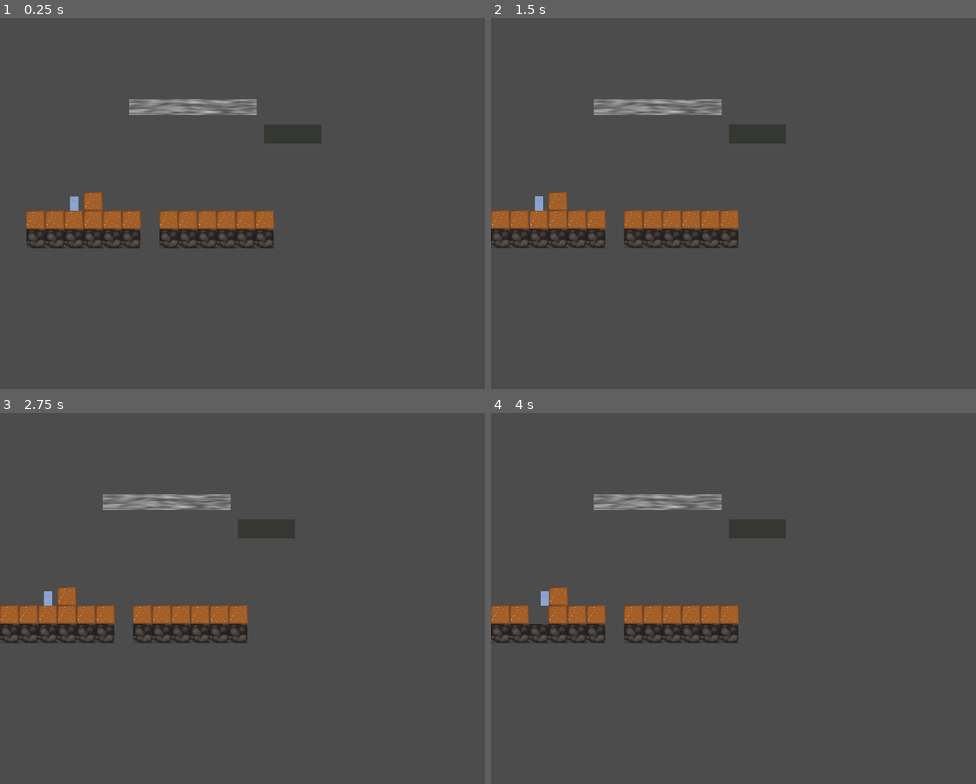
Above: before the commit, frames 1-4 (two rows, left to right).
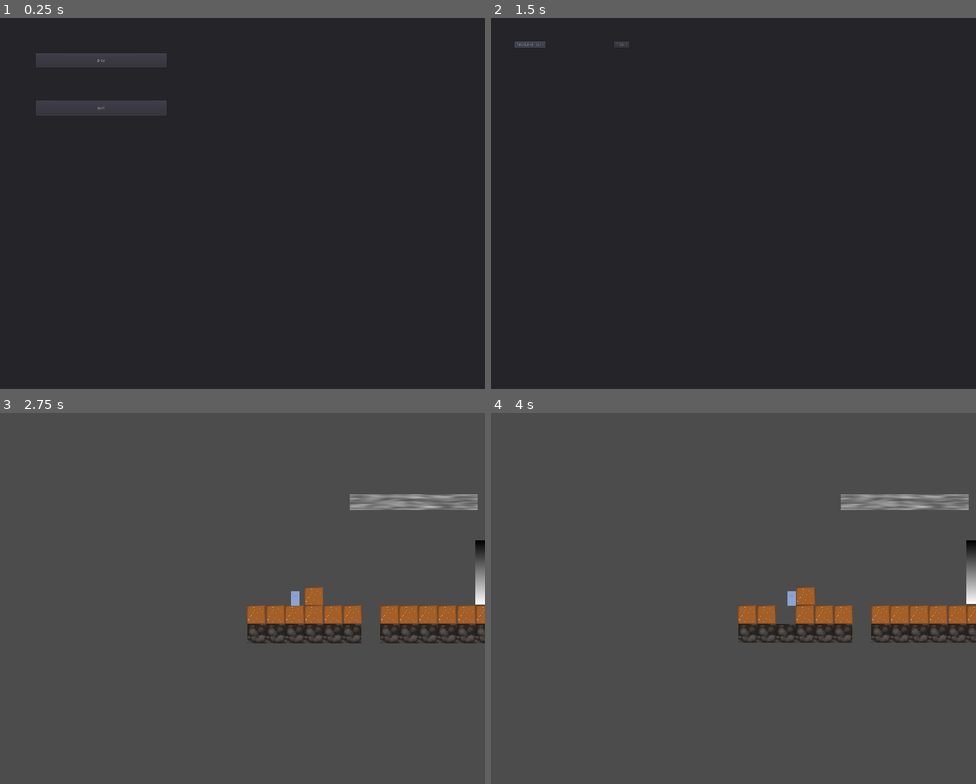
Above: after the commit, the same moments.

Repository: TraceMyers/Godot-Wild-15-Islands
Game: Godot game, scene res://src/main/menu.tscn
Same seed, same stepped clock (60 frames per second), same inputs: the game is played once before the commit and once after it. Before the commit the project starts from res://src/main/Game.tscn.
Inputs (mouse positions are in pixels of both pictures, inside the frame that each line leads up to):
- Up to frame 1 (0.25 s): no input
- Up to frame 2 (1.5 s): click (592, 58) at 0.5 s, where only the run after the commit has a clickable "play"; click (529, 43) at 1.25 s, where only the run after the commit has a clickable "TestLevel.tscn"
- Up to frame 3 (2.75 s): click (130, 438) at 2 s, where only the run after the commit has a clickable "1.tscn"
- Up to frame 4 (4 s): hold Right (ui_right) from 2.78 s (still down); tap S (ui_accept) at 3.02, 3.77 s

The runs differ from the first frame. In frame 1, 96% of the frame differs, in the area x 0-100%, y 0-100%; in frame 2, 98%; in frame 3, 11%; in frame 4, 10%.

Commit message:
Level Transition

Diff:
--- a/project.godot
+++ b/project.godot
@@ -16,18 +16,20 @@
 [application]
 
 config/name="GodotWildJam15"
-run/main_scene="res://src/main/Game.tscn"
+run/main_scene="res://src/main/menu.tscn"
 config/icon="res://icon.png"
 
 [autoload]
 
 UserInput="*res://src/main/Input.gd"
 Events="*res://src/main/Events.gd"
+fade="*res://src/main/fade.tscn"
 
 [display]
 
 window/size/width=1631
 window/size/height=1248
+window/stretch/mode="2d"
 
 [input]
 
--- a/src/blocks/DirtBlock.gd
+++ b/src/blocks/DirtBlock.gd
@@ -61,6 +61,7 @@
 	scale.y -= 1
 	float_speed += 1.005
 
+
 func _on_DetectCeiling_body_entered(body):
 	if "cloud" in body.name:
 		body.get_node("CollisionPolygon2D").call_deferred("set_disabled",true)
--- /dev/null
+++ b/src/blocks/gate.gd
@@ -0,0 +1,34 @@
+extends Node2D
+
+# Declare member variables here. Examples:
+# var a = 2
+# var b = "text"
+var path ="res://src/levels/"
+# Called when the node enters the scene tree for the first time.
+func _ready():
+	pass # Replace with function body.
+
+# Called every frame. 'delta' is the elapsed time since the previous frame.
+#func _process(delta):
+#	pass
+
+
+func _on_Area2D_body_entered(body):
+	if body.name == "Shaun":
+		var x =1
+		for i in Events.levels:
+
+			if get_tree().get_current_scene().name+".tscn" ==i:
+				if Events.levels.size() != x :
+					fade.raise()
+# warning-ignore:return_value_discarded
+					fade.get_node("AnimationPlayer").play("fadeIn")
+					yield(fade.get_node("AnimationPlayer"),"animation_finished")
+					get_tree().change_scene(path+Events.levels[Events.levels.find(i)+1])
+				else:
+					fade.raise()
+					fade.get_node("AnimationPlayer").play("fadeIn")
+					yield(fade.get_node("AnimationPlayer"),"animation_finished")
+					get_tree().change_scene("res://src/main/menu.tscn")
+			x+=1
+	pass # Replace with function body.
--- /dev/null
+++ b/src/blocks/gate.tscn
@@ -0,0 +1,15 @@
+[gd_scene load_steps=3 format=2]
+
+[ext_resource path="res://src/blocks/gate.gd" type="Script" id=1]
+
+[sub_resource type="RectangleShape2D" id=1]
+extents = Vector2( 35.7547, 49.8673 )
+
+[node name="gate" type="Node2D"]
+script = ExtResource( 1 )
+
+[node name="Area2D" type="Area2D" parent="."]
+
+[node name="CollisionShape2D" type="CollisionShape2D" parent="Area2D"]
+shape = SubResource( 1 )
+[connection signal="body_entered" from="Area2D" to="." method="_on_Area2D_body_entered"]
--- /dev/null
+++ b/src/levels/1.tscn
@@ -0,0 +1,58 @@
+[gd_scene load_steps=6 format=2]
+
+[ext_resource path="res://src/blocks/DirtBlock.tscn" type="PackedScene" id=1]
+[ext_resource path="res://src/player/Shaun.tscn" type="PackedScene" id=2]
+[ext_resource path="res://src/blocks/RockBlock.tscn" type="PackedScene" id=3]
+[ext_resource path="res://src/blocks/gate.tscn" type="PackedScene" id=4]
+[ext_resource path="res://src/main/restart_level.tscn" type="PackedScene" id=5]
+
+[node name="1" type="Node2D"]
+
+[node name="blocks" type="Node2D" parent="."]
+
+[node name="RockBlock" parent="blocks" instance=ExtResource( 3 )]
+position = Vector2( 420, 770 )
+
+[node name="RockBlock4" parent="blocks" instance=ExtResource( 3 )]
+position = Vector2( 670, 830 )
+
+[node name="DirtBlock3" parent="blocks" instance=ExtResource( 1 )]
+position = Vector2( 670, 770 )
+
+[node name="RockBlock5" parent="blocks" instance=ExtResource( 3 )]
+position = Vector2( 730, 830 )
+
+[node name="RockBlock7" parent="blocks" instance=ExtResource( 3 )]
+position = Vector2( 730, 830 )
+
+[node name="RockBlock6" parent="blocks" instance=ExtResource( 3 )]
+position = Vector2( 790, 830 )
+
+[node name="RockBlock2" parent="blocks" instance=ExtResource( 3 )]
+position = Vector2( 480, 770 )
+
+[node name="RockBlock3" parent="blocks" instance=ExtResource( 3 )]
+position = Vector2( 541.317, 769.265 )
+
+[node name="RockBlock8" parent="blocks" instance=ExtResource( 3 )]
+position = Vector2( 840, 360 )
+
+[node name="RockBlock9" parent="blocks" instance=ExtResource( 3 )]
+position = Vector2( 900, 360 )
+
+[node name="RockBlock10" parent="blocks" instance=ExtResource( 3 )]
+position = Vector2( 960, 360 )
+
+[node name="gate" parent="blocks/RockBlock10" instance=ExtResource( 4 )]
+position = Vector2( -60.0001, -90 )
+
+[node name="DirtBlock" parent="blocks" instance=ExtResource( 1 )]
+position = Vector2( 730, 770 )
+
+[node name="DirtBlock2" parent="blocks" instance=ExtResource( 1 )]
+position = Vector2( 790, 770 )
+
+[node name="reset_level" parent="." instance=ExtResource( 5 )]
+
+[node name="Shaun" parent="." instance=ExtResource( 2 )]
+position = Vector2( 448, 720 )
--- a/src/levels/TestLevel.tscn
+++ b/src/levels/TestLevel.tscn
@@ -6,9 +6,32 @@
 [ext_resource path="res://src/player/Shaun.tscn" type="PackedScene" id=4]
 [ext_resource path="res://src/blocks/StaticBlock.tscn" type="PackedScene" id=5]
 [ext_resource path="res://src/blocks/cloud.tscn" type="PackedScene" id=6]
+[ext_resource path="res://src/main/restart_level.tscn" type="PackedScene" id=7]
+[ext_resource path="res://src/blocks/gate.tscn" type="PackedScene" id=8]
+
+[sub_resource type="RectangleShape2D" id=1]
+extents = Vector2( 3.16769, 36.0698 )
+
+[sub_resource type="Gradient" id=2]
+
+[sub_resource type="GradientTexture" id=3]
+gradient = SubResource( 2 )
 
 [node name="TestLevel" type="Node2D"]
 script = ExtResource( 1 )
+
+[node name="ladder" type="Area2D" parent="."]
+position = Vector2( 800, 1010 )
+scale = Vector2( 3.18377, 2.99729 )
+
+[node name="CollisionShape2D" type="CollisionShape2D" parent="ladder"]
+shape = SubResource( 1 )
+
+[node name="Sprite" type="Sprite" parent="ladder"]
+position = Vector2( 0.0353956, -0.0147113 )
+rotation = 1.5708
+scale = Vector2( 0.0350038, 20.6281 )
+texture = SubResource( 3 )
 
 [node name="DirtBlocks" type="Node2D" parent="."]
 position = Vector2( 0, 496 )
@@ -75,6 +98,18 @@
 [node name="RockBlock4" parent="BedRock" instance=ExtResource( 3 )]
 position = Vector2( 224, 1216 )
 
+[node name="RockBlock13" parent="BedRock" instance=ExtResource( 3 )]
+position = Vector2( 990, 930 )
+
+[node name="RockBlock15" parent="BedRock" instance=ExtResource( 3 )]
+position = Vector2( 930, 930 )
+
+[node name="RockBlock14" parent="BedRock" instance=ExtResource( 3 )]
+position = Vector2( 1050, 930 )
+
+[node name="RockBlock16" parent="BedRock" instance=ExtResource( 3 )]
+position = Vector2( 870, 930 )
+
 [node name="RockBlock7" parent="BedRock" instance=ExtResource( 3 )]
 position = Vector2( 672, 1216 )
 
@@ -102,10 +137,17 @@
 [node name="StaticItems" type="Node2D" parent="."]
 
 [node name="StaticBlock" parent="StaticItems" instance=ExtResource( 5 )]
-position = Vector2( 832, 864 )
+position = Vector2( 1100, 860 )
 
 [node name="StaticBlock2" parent="StaticItems" instance=ExtResource( 5 )]
-position = Vector2( 896, 864 )
+position = Vector2( 1160, 860 )
 
 [node name="StaticBlock3" parent="StaticItems" instance=ExtResource( 5 )]
-position = Vector2( 960, 864 )
+position = Vector2( 1400, 790 )
+
+[node name="reset_level" parent="." instance=ExtResource( 7 )]
+
+[node name="gate" parent="reset_level" instance=ExtResource( 8 )]
+position = Vector2( 990, 850 )
+[connection signal="body_entered" from="ladder" to="Shaun" method="_on_ladder_body_entered"]
+[connection signal="body_exited" from="ladder" to="Shaun" method="_on_ladder_body_exited"]
--- a/src/main/Events.gd
+++ b/src/main/Events.gd
@@ -1,3 +1,4 @@
 extends Node
 
 signal create
+var levels
--- /dev/null
+++ b/src/main/fade.tscn
@@ -0,0 +1,74 @@
+[gd_scene load_steps=3 format=2]
+
+[sub_resource type="Animation" id=1]
+resource_name = "fadeIn"
+tracks/0/type = "value"
+tracks/0/path = NodePath("Panel2:modulate")
+tracks/0/interp = 1
+tracks/0/loop_wrap = true
+tracks/0/imported = false
+tracks/0/enabled = true
+tracks/0/keys = {
+"times": PoolRealArray( 0, 1 ),
+"transitions": PoolRealArray( 1, 1 ),
+"update": 0,
+"values": [ Color( 1, 1, 1, 0 ), Color( 1, 1, 1, 1 ) ]
+}
+tracks/1/type = "value"
+tracks/1/path = NodePath("Panel2:visible")
+tracks/1/interp = 1
+tracks/1/loop_wrap = true
+tracks/1/imported = false
+tracks/1/enabled = true
+tracks/1/keys = {
+"times": PoolRealArray( 0, 1 ),
+"transitions": PoolRealArray( 1, 1 ),
+"update": 1,
+"values": [ true, false ]
+}
+
+[sub_resource type="Animation" id=2]
+resource_name = "fadeout"
+tracks/0/type = "value"
+tracks/0/path = NodePath("Panel2:modulate")
+tracks/0/interp = 1
+tracks/0/loop_wrap = true
+tracks/0/imported = false
+tracks/0/enabled = true
+tracks/0/keys = {
+"times": PoolRealArray( 0, 1 ),
+"transitions": PoolRealArray( 1, 1 ),
+"update": 0,
+"values": [ Color( 1, 1, 1, 1 ), Color( 1, 1, 1, 0 ) ]
+}
+tracks/1/type = "value"
+tracks/1/path = NodePath("Panel2:visible")
+tracks/1/interp = 1
+tracks/1/loop_wrap = true
+tracks/1/imported = false
+tracks/1/enabled = true
+tracks/1/keys = {
+"times": PoolRealArray( 1 ),
+"transitions": PoolRealArray( 1 ),
+"update": 1,
+"values": [ false ]
+}
+
+[node name="fade" type="Control"]
+__meta__ = {
+"_edit_use_anchors_": false
+}
+
+[node name="Panel2" type="Panel" parent="."]
+modulate = Color( 1, 1, 1, 0 )
+margin_left = -21630.0
+margin_top = -13020.0
+margin_right = 25640.0
+margin_bottom = 18500.0
+__meta__ = {
+"_edit_use_anchors_": false
+}
+
+[node name="AnimationPlayer" type="AnimationPlayer" parent="."]
+anims/fadeIn = SubResource( 1 )
+anims/fadeout = SubResource( 2 )
--- /dev/null
+++ b/src/main/level_restart.gd
@@ -0,0 +1,31 @@
+extends Node2D
+
+# Declare member variables here. Examples:
+# var a = 2
+# var b = "text"
+
+# Called when the node enters the scene tree for the first time.
+func _ready():
+
+	$Area2D/CollisionShape2D.shape.extents.x =OS.window_size.x
+	$Area2D/CollisionShape2D2.shape.extents.x =OS.window_size.x
+	$Area2D/CollisionShape2D.position.y = OS.window_size.y+300
+	$Area2D/CollisionShape2D2.position.y =0
+	$Area2D/CollisionShape2D.position.x = OS.window_size.x/2
+	$Area2D/CollisionShape2D2.position.x =OS.window_size.x/2
+	pass # Replace with function body.
+
+# Called every frame. 'delta' is the elapsed time since the previous frame.
+#func _process(delta):
+#	pass
+
+
+func _on_Area2D_body_entered(body):
+	print(body.name)
+	if body.name == "Shaun":
+		fade.get_node("AnimationPlayer").play("fadeIn")
+		yield(fade.get_node("AnimationPlayer"),"animation_finished")
+# warning-ignore:return_value_discarded
+
+		get_tree().reload_current_scene()
+	pass # Replace with function body.
--- /dev/null
+++ b/src/main/menu.gd
@@ -0,0 +1,66 @@
+extends Control
+
+# Declare member variables here. Examples:
+# var a = 2
+# var b = "text"
+var path_levels= "res://src/levels"
+var levels
+# Called when the node enters the scene tree for the first time.
+func _ready():
+	levels = list_files_in_directory(path_levels)
+	for i in levels:
+		var a =Button.new()
+		a.text = i
+		a.connect("pressed",self,"load_level",[a.text])
+		$VBoxContainer2/GridContainer.add_child(a)
+
+	pass # Replace with function body.
+
+func list_files_in_directory(path):
+	var files = []
+	var dir = Directory.new()
+	dir.open(path)
+	dir.list_dir_begin()
+
+	while true:
+		var file = dir.get_next()
+		if file == "":
+			break
+		elif not file.begins_with(".") and file.get_extension() == "tscn":
+			files.append(file)
+
+	dir.list_dir_end()
+
+	return files
+# Called every frame. 'delta' is the elapsed time since the previous frame.
+#func _process(delta):
+#	pass
+func call_level(level):
+	Events.levels =levels
+	fade.raise()
+	fade.get_node("AnimationPlayer").play("fadeIn")
+
+	yield(fade.get_node("AnimationPlayer"),"animation_finished")
+	get_tree().current_scene.queue_free()
+	get_tree().change_scene(path_levels+"/"+level)
+
+	pass
+func load_level(index):
+	for i in levels:
+		if i == index:
+			call_level(i)
+func _on_Button_pressed():
+	$VBoxContainer.hide()
+	$VBoxContainer2.show()
+	pass # Replace with function body.
+
+
+func _on_Button2_pressed():
+	get_tree().quit()
+	pass # Replace with function body.
+
+
+func _on_back_pressed():
+	$VBoxContainer2.hide()
+	$VBoxContainer.show()
+	pass # Replace with function body.
--- /dev/null
+++ b/src/main/menu.tscn
@@ -0,0 +1,70 @@
+[gd_scene load_steps=2 format=2]
+
+[ext_resource path="res://src/main/menu.gd" type="Script" id=1]
+
+[node name="menu" type="Control"]
+anchor_right = 1.0
+anchor_bottom = 1.0
+script = ExtResource( 1 )
+__meta__ = {
+"_edit_horizontal_guides_": [  ],
+"_edit_use_anchors_": false,
+"_edit_vertical_guides_": [ -845.172 ]
+}
+
+[node name="Panel" type="Panel" parent="."]
+margin_left = -141.633
+margin_top = -137.207
+margin_right = 1763.37
+margin_bottom = 1398.79
+__meta__ = {
+"_edit_use_anchors_": false
+}
+
+[node name="VBoxContainer" type="VBoxContainer" parent="."]
+margin_left = 120.0
+margin_top = 118.36
+margin_right = 560.0
+margin_bottom = 298.36
+custom_constants/separation = 110
+__meta__ = {
+"_edit_use_anchors_": false
+}
+
+[node name="Button" type="Button" parent="VBoxContainer"]
+margin_right = 440.0
+margin_bottom = 50.0
+rect_min_size = Vector2( 0, 50 )
+text = "play"
+
+[node name="Button2" type="Button" parent="VBoxContainer"]
+margin_top = 160.0
+margin_right = 440.0
+margin_bottom = 210.0
+rect_min_size = Vector2( 0, 50 )
+text = "quit"
+
+[node name="VBoxContainer2" type="VBoxContainer" parent="."]
+visible = false
+margin_left = 80.0
+margin_top = 80.0
+margin_right = 1520.0
+margin_bottom = 1040.0
+custom_constants/separation = 110
+__meta__ = {
+"_edit_use_anchors_": false
+}
+
+[node name="GridContainer" type="GridContainer" parent="VBoxContainer2"]
+margin_top = 160.0
+margin_right = 1440.0
+margin_bottom = 857.99
+rect_min_size = Vector2( 0, 697.99 )
+custom_constants/vseparation = 150
+custom_constants/hseparation = 230
+columns = 6
+__meta__ = {
+"_edit_use_anchors_": false
+}
+[connection signal="pressed" from="VBoxContainer/Button" to="." method="_on_Button_pressed"]
+[connection signal="pressed" from="VBoxContainer/Button2" to="." method="_on_Button2_pressed"]
--- /dev/null
+++ b/src/main/restart_level.tscn
@@ -0,0 +1,20 @@
+[gd_scene load_steps=3 format=2]
+
+[ext_resource path="res://src/main/level_restart.gd" type="Script" id=1]
+
+[sub_resource type="RectangleShape2D" id=1]
+extents = Vector2( 154.55, 10 )
+
+[node name="reset_level" type="Node2D"]
+script = ExtResource( 1 )
+
+[node name="Area2D" type="Area2D" parent="."]
+
+[node name="CollisionShape2D" type="CollisionShape2D" parent="Area2D"]
+position = Vector2( 153.958, 268.26 )
+shape = SubResource( 1 )
+
+[node name="CollisionShape2D2" type="CollisionShape2D" parent="Area2D"]
+position = Vector2( 149.408, 7.18146 )
+shape = SubResource( 1 )
+[connection signal="body_entered" from="Area2D" to="." method="_on_Area2D_body_entered"]
--- a/src/player/Camera.tscn
+++ b/src/player/Camera.tscn
@@ -19,7 +19,5 @@
 
 [node name="duration" type="Timer" parent="shake"]
 one_shot = true
-
 [connection signal="timeout" from="shake/frequency" to="shake" method="_on_frequency_timeout"]
-
 [connection signal="timeout" from="shake/duration" to="shake" method="_on_duration_timeout"]
--- a/src/player/Shaun.gd
+++ b/src/player/Shaun.gd
@@ -27,11 +27,9 @@
 func _physics_process(delta):
 
 	var d_block = $Shovel.get_dirt_block_underneath("cloud")
-	if d_block != null:
-		d_block.bounce()
-		pass
+
 	if velocity.y>850 :
-		print( velocity.y)
+
 		hard_land = true
 	if velocity.y < MAX_Y_SPEED:
 		if jump_higher:
@@ -47,6 +45,8 @@
 			velocity.y = 0.0
 	if $DetectFloor.on_floor():
 		if jump_input:
+			if d_block != null:
+				d_block.bounce()
 			velocity.y = INIT_JUMP_SPEED
 		if not move_x_input:
 			velocity.x = int(velocity.x * DECELERATION)
--- a/src/player/Shaun.tscn
+++ b/src/player/Shaun.tscn
@@ -56,8 +56,3 @@
 shape = SubResource( 4 )
 
 [node name="Camera2D" parent="." instance=ExtResource( 6 )]
-limit_smoothed = true
-smoothing_speed = 7.5
-drag_margin_top = 0.5
-editor_draw_limits = true
-distance = 80.0
Not shown: 1 places in src/levels/TestLevel.tscn that only renumber resources
